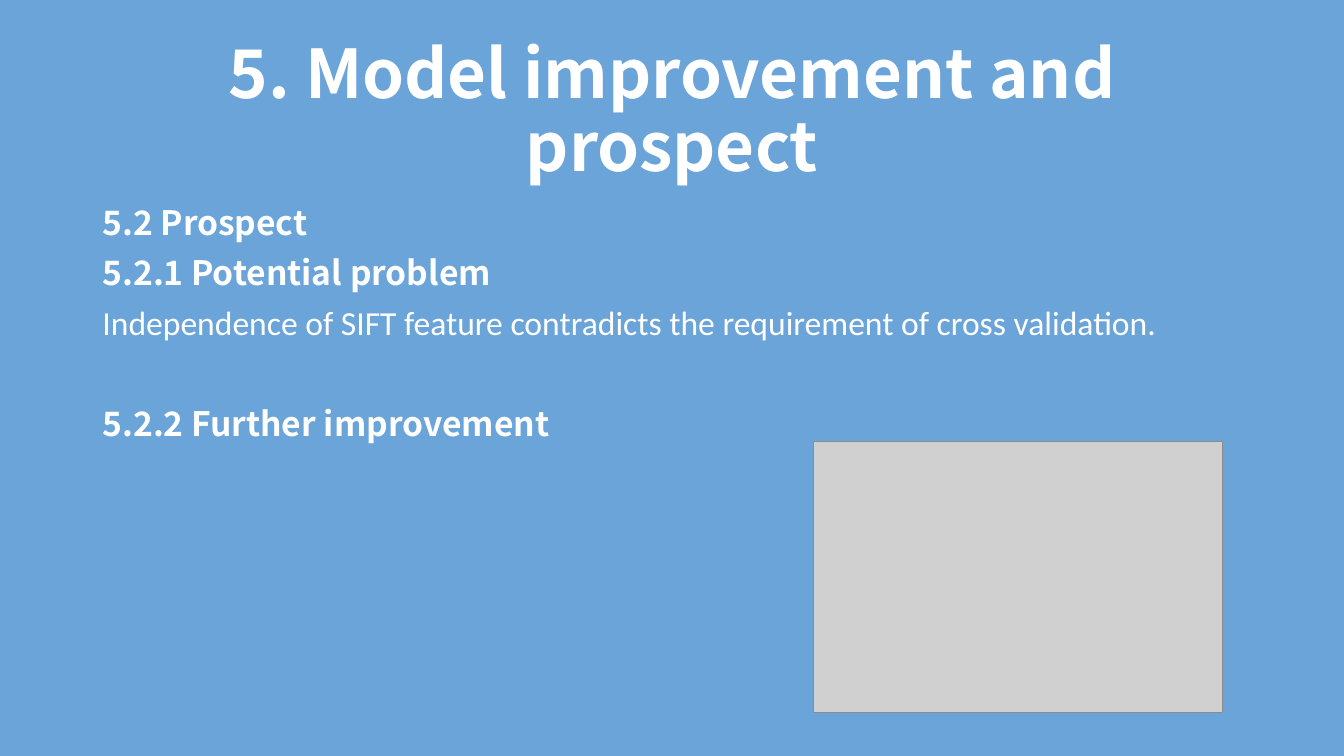
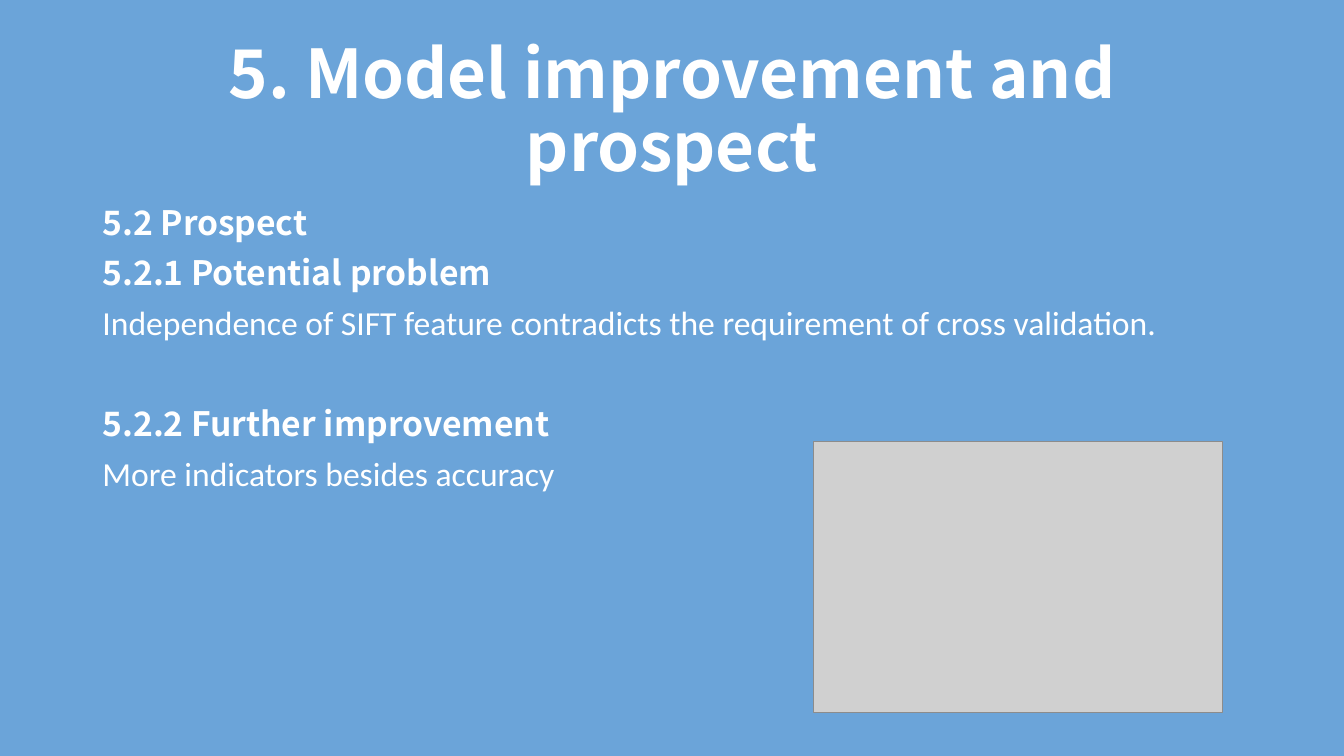
Before and after one commit to TZstatsADS/Spring2018-Project3-Group4, a slide deck: slide 14 of doc/model selection and evaluation.pptx (slide 15 before the commit). Drawn at 1344x756 pixels with LibreOffice and Linux fonts; fonts in the diff are those of the drawing; grey boxes stand for pictures. Boxes give left, top, right and bottom in pixels: in the first picture for what was removed or moved away, otherwise in the second. Text is boxed around its words. In the diff, an @@ line names an element or a change of style, - is before the commit and + after.

```diff
--- a/doc/model selection and evaluation.pptx
+++ b/doc/model selection and evaluation.pptx
@@ text at (x1=102, y1=462, x2=555, y2=492): paragraph added @@
+More indicators besides accuracy
```
Also in this commit, not shown: 3 other slides changed, 1 slide removed.
